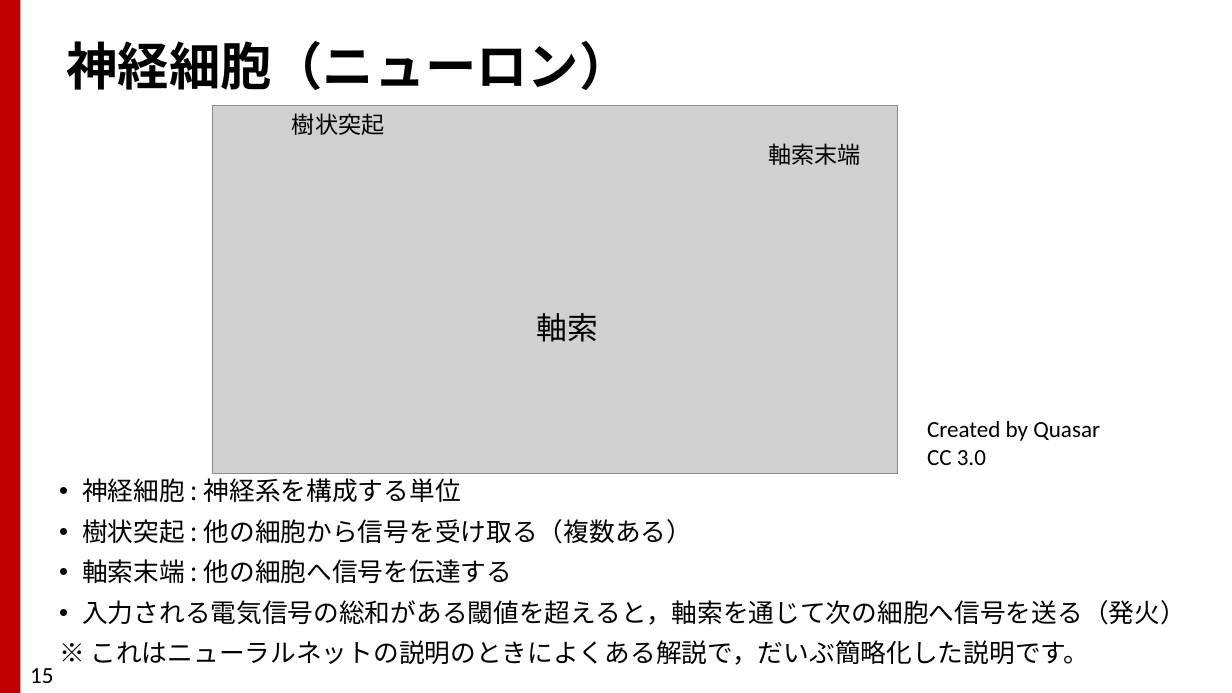
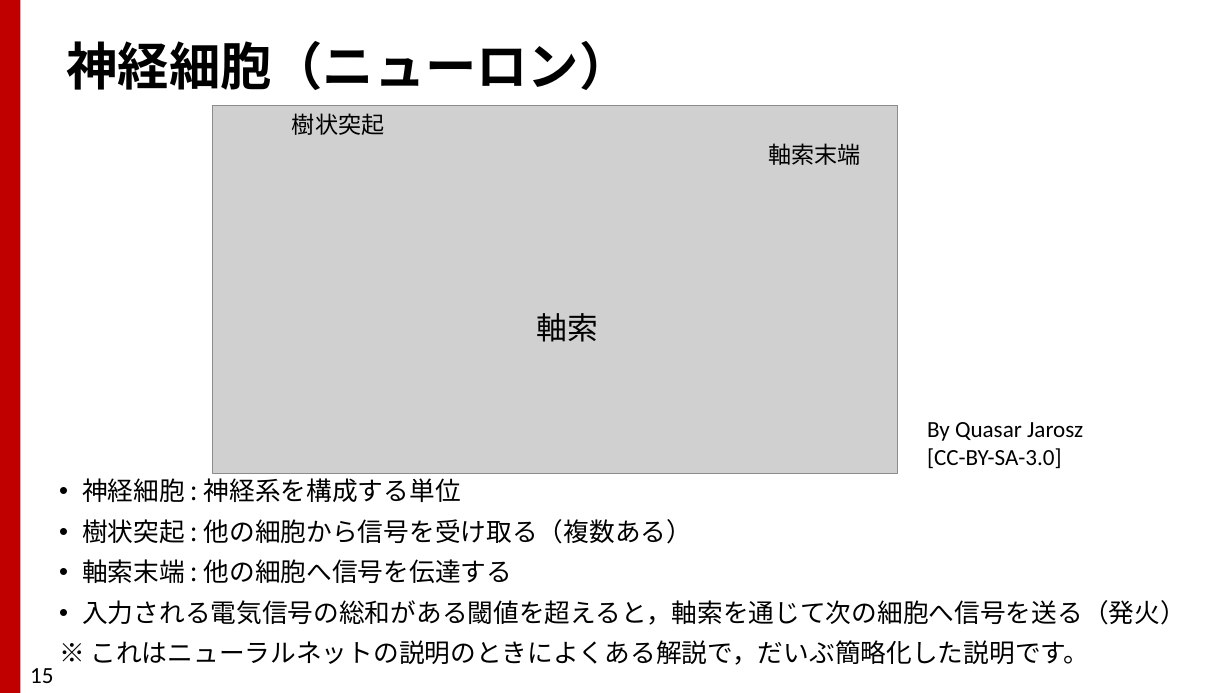
Before and after one commit to TakashiIjiri/TakashiIjiri.github.io, a slide deck: slide 15 of classes/dm2017/DigitalMedia2_11.pptx. Drawn at 1232x693 pixels with LibreOffice and Linux fonts; fonts in the diff are those of the drawing; grey boxes stand for pictures. Boxes give left, top, right and bottom in pixels: in the first picture for what was removed or moved away, otherwise in the second. Text is boxed around its words. In the diff, an @@ line names an element or a change of style, - is before the commit and + after.

```diff
--- a/classes/dm2017/DigitalMedia2_11.pptx
+++ b/classes/dm2017/DigitalMedia2_11.pptx
@@ text at (927, 422, 1083, 468): text changed @@
-Created by Quasar
-CC 3.0
+By Quasar Jarosz
+[CC-BY-SA-3.0]
```
Also in this commit, not shown: 3 other slides changed, 1 other file.
